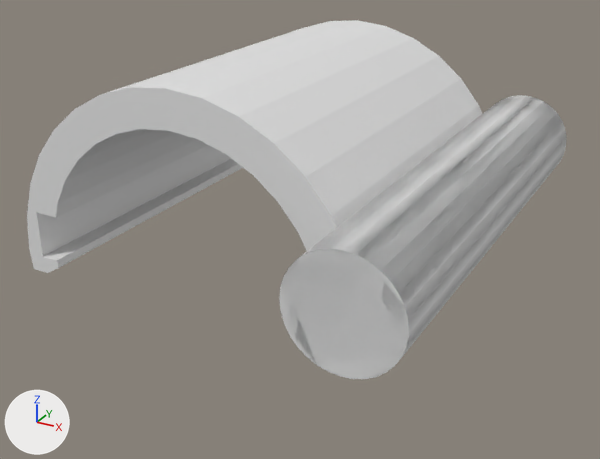
A saved change to the Blender file typea_bar/typea bar.blend.
One viewpoint serves both versions: a 50 mm lens placed at (30.0, -51.4, 23.9), pointed at (4.2, -4.5, 0.5). Every picture has the same lights, and +X, +Y and +Z are marked at lower left.

Objects in the first picture: '01cclip', 'strawhldr'.
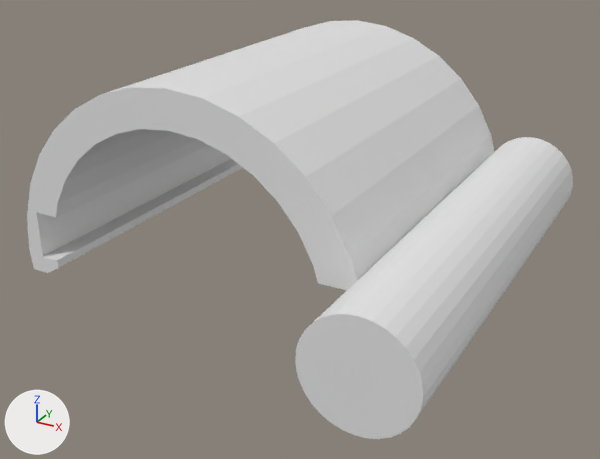
Where the change shows, as pixel boxes [x1, y1, x2, y2] in the pictures (600 x 459 px):
'01cclip', reshaped (17% taller): before [27, 20, 567, 379]; after [27, 20, 573, 439]
'strawhldr', hidden: before [279, 95, 566, 379]

Diff of the bpy script that builds the scene:
```diff
--- a/typea_bar/typea bar.blend.py
+++ b/typea_bar/typea bar.blend.py
@@ ob_strawhldr @@
 ob_strawhldr = bpy.data.objects.new('strawhldr', me_cylinder)
-ob_strawhldr.location = (14.7, -3.1, 3.85)
+ob_strawhldr.location = (15.61, -3.1, 0.57)
 ob_strawhldr.rotation_euler = (1.571, 0.0, 0.0)  # degrees (90, 0, 0)
 ob_strawhldr.scale = (3.5, 3.5, 16.3)
+ob_strawhldr.hide_viewport = True
```
